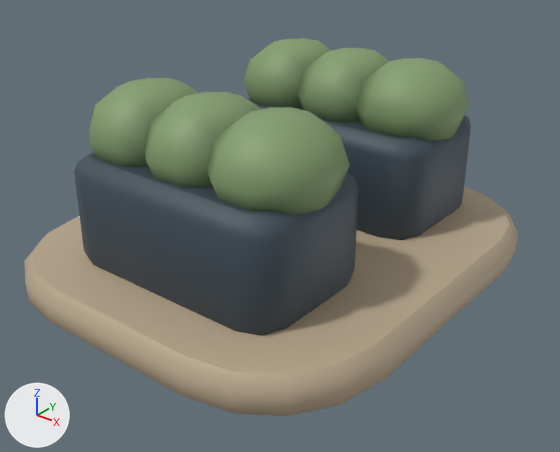
One commit to the glTF model assets/models/regions/metro_charge_1.glb: the scene before it, then after it.
One viewpoint serves both versions: a 50 mm camera at (-1.92, -2.79, 2.3) aimed at (-4.43, 0.35, 0.35). Every picture has the same lights, and +X, +Y and +Z are marked at lower left. The older version comes first. Vertices at exactly the same position are counted once.

The first picture shows 'Charge1'.
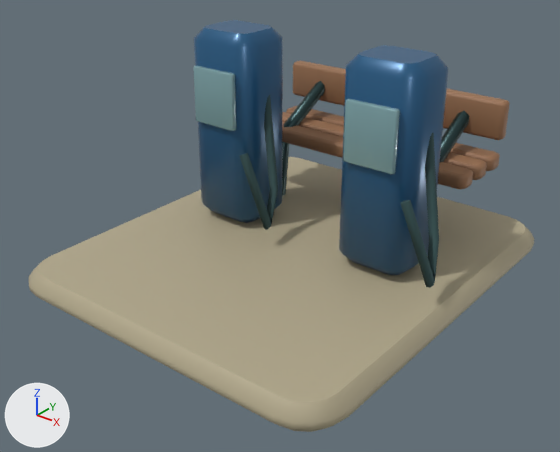
Patch to the scene script:
```diff
--- a/assets/models/regions/metro_charge_1.glb.py
+++ b/assets/models/regions/metro_charge_1.glb.py
@@ mat_rubber @@
+mat_rubber = bpy.data.materials.new('Rubber')
+mat_rubber.use_nodes = True; mat_rubber.node_tree.nodes.clear()
+_N = mat_rubber.node_tree.nodes; _L = mat_rubber.node_tree.links
+n0 = _N.new('ShaderNodeBsdfPrincipled'); n0.name = 'Principled BSDF'
+n0.inputs[2].default_value = 0.84  # 'Roughness'
+n1 = _N.new('ShaderNodeOutputMaterial'); n1.name = 'Material Output'
+n2 = _N.new('ShaderNodeVertexColor'); n2.name = 'Color Attribute'
+_L.new(n0.outputs[0], n1.inputs[0])  # 'BSDF' to 'Surface'
+_L.new(n2.outputs[0], n0.inputs[0])  # 'Color' to 'Base Color'
@@ mat_paint @@
+mat_paint = bpy.data.materials.new('Paint')
+mat_paint.use_nodes = True; mat_paint.node_tree.nodes.clear()
+_N = mat_paint.node_tree.nodes; _L = mat_paint.node_tree.links
+n0 = _N.new('ShaderNodeBsdfPrincipled'); n0.name = 'Principled BSDF'
+n0.inputs[1].default_value = 0.24  # 'Metallic'
+n0.inputs[2].default_value = 0.3  # 'Roughness'
+n1 = _N.new('ShaderNodeOutputMaterial'); n1.name = 'Material Output'
+n2 = _N.new('ShaderNodeVertexColor'); n2.name = 'Color Attribute'
+_L.new(n0.outputs[0], n1.inputs[0])  # 'BSDF' to 'Surface'
+_L.new(n2.outputs[0], n0.inputs[0])  # 'Color' to 'Base Color'
@@ mat_tint @@
+mat_tint = bpy.data.materials.new('Tint')
+mat_tint.use_nodes = True; mat_tint.node_tree.nodes.clear()
+_N = mat_tint.node_tree.nodes; _L = mat_tint.node_tree.links
+n0 = _N.new('ShaderNodeBsdfPrincipled'); n0.name = 'Principled BSDF'
+n0.inputs[1].default_value = 0.11  # 'Metallic'
+n0.inputs[2].default_value = 0.22  # 'Roughness'
+n1 = _N.new('ShaderNodeOutputMaterial'); n1.name = 'Material Output'
+n2 = _N.new('ShaderNodeVertexColor'); n2.name = 'Color Attribute'
+_L.new(n0.outputs[0], n1.inputs[0])  # 'BSDF' to 'Surface'
+_L.new(n2.outputs[0], n0.inputs[0])  # 'Color' to 'Base Color'
@@ mat_metal @@
+mat_metal = bpy.data.materials.new('Metal')
+mat_metal.use_nodes = True; mat_metal.node_tree.nodes.clear()
+_N = mat_metal.node_tree.nodes; _L = mat_metal.node_tree.links
+n0 = _N.new('ShaderNodeBsdfPrincipled'); n0.name = 'Principled BSDF'
+n0.inputs[1].default_value = 0.63  # 'Metallic'
+n0.inputs[2].default_value = 0.34  # 'Roughness'
+n1 = _N.new('ShaderNodeOutputMaterial'); n1.name = 'Material Output'
+n2 = _N.new('ShaderNodeVertexColor'); n2.name = 'Color Attribute'
+_L.new(n0.outputs[0], n1.inputs[0])  # 'BSDF' to 'Surface'
+_L.new(n2.outputs[0], n0.inputs[0])  # 'Color' to 'Base Color'
@@ me_charge1 @@
 # used by ob_charge1; location = (0.0, 0.0, 0.0)
-me_charge1.from_pydata(...)  # 536 vertices, 1036 faces; spans x -5.66..-3.38, y -0.86..1.82, z 0.03..1.21
+me_charge1.from_pydata(...)  # 764 vertices, 1476 faces; spans x -5.53..-3.37, y -0.73..1.75, z 0.0..1.36
+# me_charge1 part 1: the loose piece of 80 vertices spanning x -5.66..-3.38, y -0.86..1.82, z 0.03..0.25 is rebuilt with 80 vertices and now spans x -5.53..-3.37, y -0.73..1.75, z 0.0..0.16
+# me_charge1 part 2: 6 loose pieces with 332 vertices, spanning x -5.28..-3.76, y -0.52..1.52, z 0.19..1.21, are deleted
+# me_charge1 part 3: 124 vertices removed from x -5.28..-3.82, y 0.74..1.61, z 0.19..1.21; 684 vertices added at x -5.25..-3.46, y 0.38..1.6, z 0.15..1.36
 me_charge1.materials.append(mat_ceramic)
+me_charge1.materials.append(mat_paint)
+me_charge1.materials.append(mat_tint)
+me_charge1.materials.append(mat_rubber)
+me_charge1.materials.append(mat_metal)
```

Location of each change, (x1, y1, x2, y2) in pixels of the pictures (560 x 452 px):
'Charge1', reshaped (9% taller): before (24, 38, 518, 416); after (29, 20, 535, 432)
part 1 of me_charge1, rebuilt: before (24, 187, 518, 416); after (29, 157, 535, 432)
part 2 of me_charge1, deleted: before (74, 48, 469, 336)
part 3 of me_charge1, reshaped: before (243, 38, 471, 240); after (193, 20, 510, 288)
